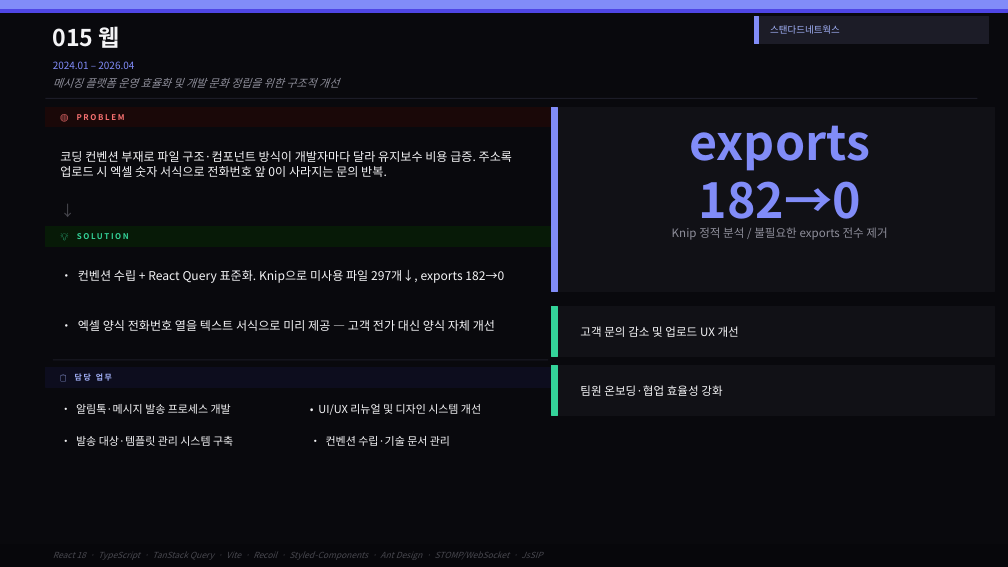
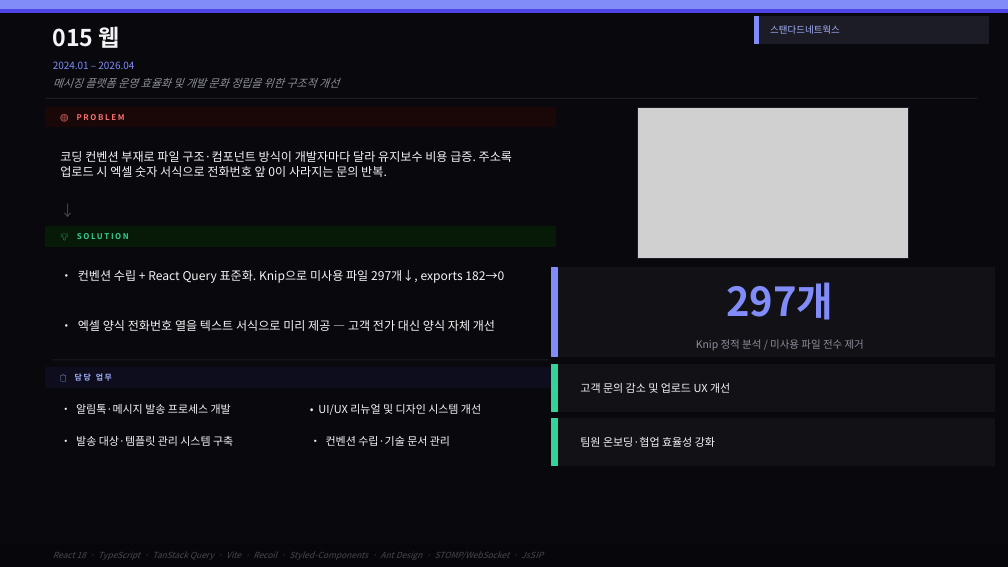
Before and after one commit to jinwonnnnnnn/jinwon-portfolio, a slide deck: slide 6 of apps/web/public/portfolio.pptx. Drawn at 1008x567 pixels with LibreOffice and Linux fonts; fonts in the diff are those of the drawing; grey boxes stand for pictures. Boxes give left, top, right and bottom in pixels: in the first picture for what was removed or moved away, otherwise in the second. Text is boxed around its words. In the diff, an @@ line names an element or a change of style, - is before the commit and + after.

```diff
--- a/apps/web/public/portfolio.pptx
+++ b/apps/web/public/portfolio.pptx
@@ rectangle removed at [552,107,557,292] @@
@@ rectangle: place and size @@
-rectangle at [552,107,994,292]
+rectangle at [638,107,909,259]
@@ rectangle at [638,107,909,259]: fill #111116 to none; outline #111116 1 pt to #1C1C27 1 pt @@
@@ picture added at [638,107,909,259] @@
@@ text removed at [690,125,870,230] @@
-exports
-182→0
@@ rectangle: place and size @@
-rectangle at [552,307,994,356]
+rectangle at [552,268,994,357]
@@ rectangle added at [552,268,557,357], fill #818CF8, outline #818CF8 1 pt @@
@@ text added at [726,282,833,320], 38 pt, text #818CF8, bold @@
+297개
@@ text at [696,339,864,350]: text changed; size 11 to 10 pt @@
-Knip 정적 분석 / 불필요한 exports 전수 제거
+Knip 정적 분석 / 미사용 파일 전수 제거
@@ rectangle: place and size @@
-rectangle at [552,366,994,415]
+rectangle at [552,364,994,411]
@@ rectangle: place and size @@
-rectangle at [552,366,557,415]
+rectangle at [552,364,557,411]
@@ text "고객 문의 감소 및 업로드 ..." at [580,383,730,393]: size 11 to 10.5 pt @@
@@ text "고객 문의 감소 및 업로드 ...": place and size @@
-text "고객 문의 감소 및 업로드 ..." at [580,326,739,337]
+text "고객 문의 감소 및 업로드 ..." at [580,383,730,393]
@@ rectangle: place and size @@
-rectangle at [552,307,557,356]
+rectangle at [552,419,557,466]
@@ rectangle added at [552,419,994,466], fill #111116, outline #111116 1 pt @@
@@ text "팀원 온보딩·협업 효율성 강화": place and size @@
-text "팀원 온보딩·협업 효율성 강화" at [580,385,722,396]
+text "팀원 온보딩·협업 효율성 강화" at [580,437,715,447]
@@ text "팀원 온보딩·협업 효율성 강화" at [580,437,715,447]: size 11 to 10.5 pt @@
```
Also in this commit, not shown: 5 other slides changed, 3 other files.
